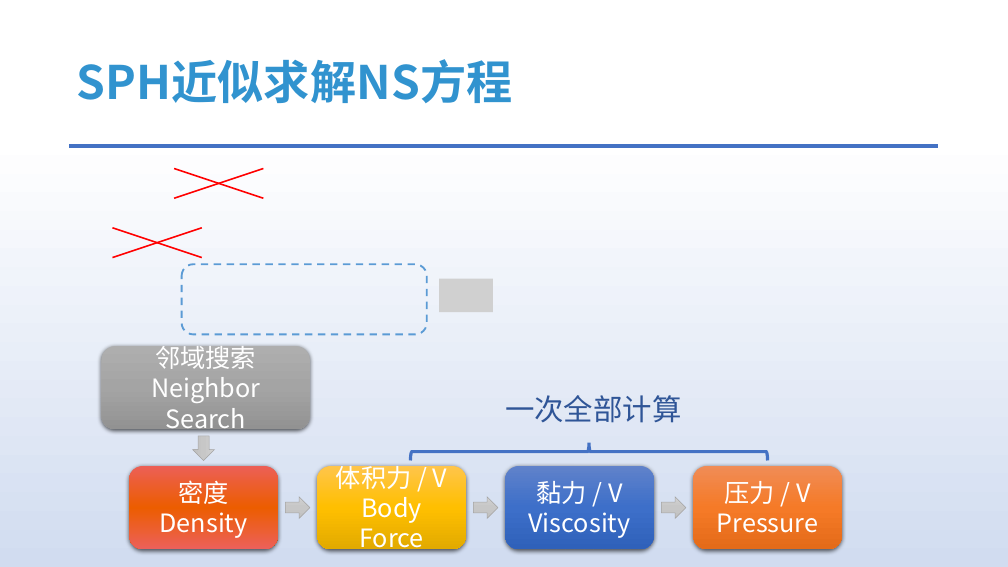
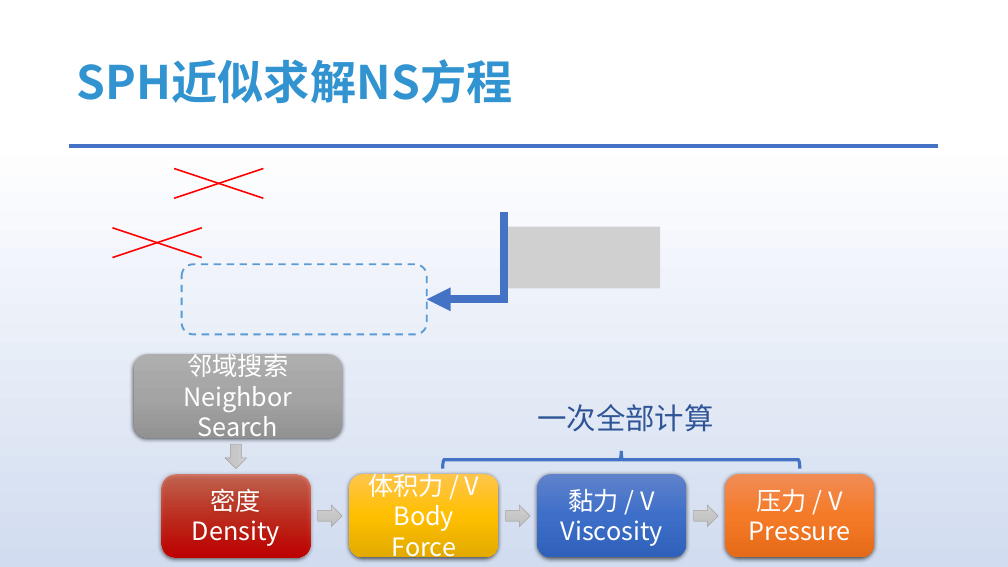
Before and after one commit to answerear/UnityFluid, a slide deck: slide 21 of doc/流体模拟入门分享.pptx. Drawn at 1008x567 pixels with LibreOffice and Linux fonts; fonts in the diff are those of the drawing; grey boxes stand for pictures. Boxes give left, top, right and bottom in pixels: in the first picture for what was removed or moved away, otherwise in the second. Text is boxed around its words. In the diff, an @@ line names an element or a change of style, - is before the commit and + after.

Commit message:
commit ppt

```diff
--- a/doc/流体模拟入门分享.pptx
+++ b/doc/流体模拟入门分享.pptx
@@ elbow arrow added from (504, 212) to (427, 299), #4472C4 7.5 pt @@
@@ picture added at [506,227,661,289] @@
@@ picture removed at [439,279,493,312] @@
@@ right arrow: place and size @@
-right arrow at [192,437,214,461]
+right arrow at [225,444,247,468]
@@ rounded rectangle "密度" at [162,474,311,557]: fill gradient #EC5F56 to #EC5D00 to #EC605A to gradient #ED2E00 to #C00000 @@
@@ 4 rounded rectangles, 2 right arrows, 1 left brace: place and size @@
-4 rounded rectangles, 2 right arrows, 1 left brace at [101,346,842,549]
+4 rounded rectangles, 2 right arrows, 1 left brace at [134,355,875,557]
@@ 1 rounded rectangle, 1 text, 1 right arrow: place and size @@
-1 rounded rectangle, 1 text, 1 right arrow at [318,395,686,549]
+1 rounded rectangle, 1 text, 1 right arrow at [349,404,718,557]
```
Also in this commit, not shown: 5 other slides changed, 2 slides added, 14 slides removed.
